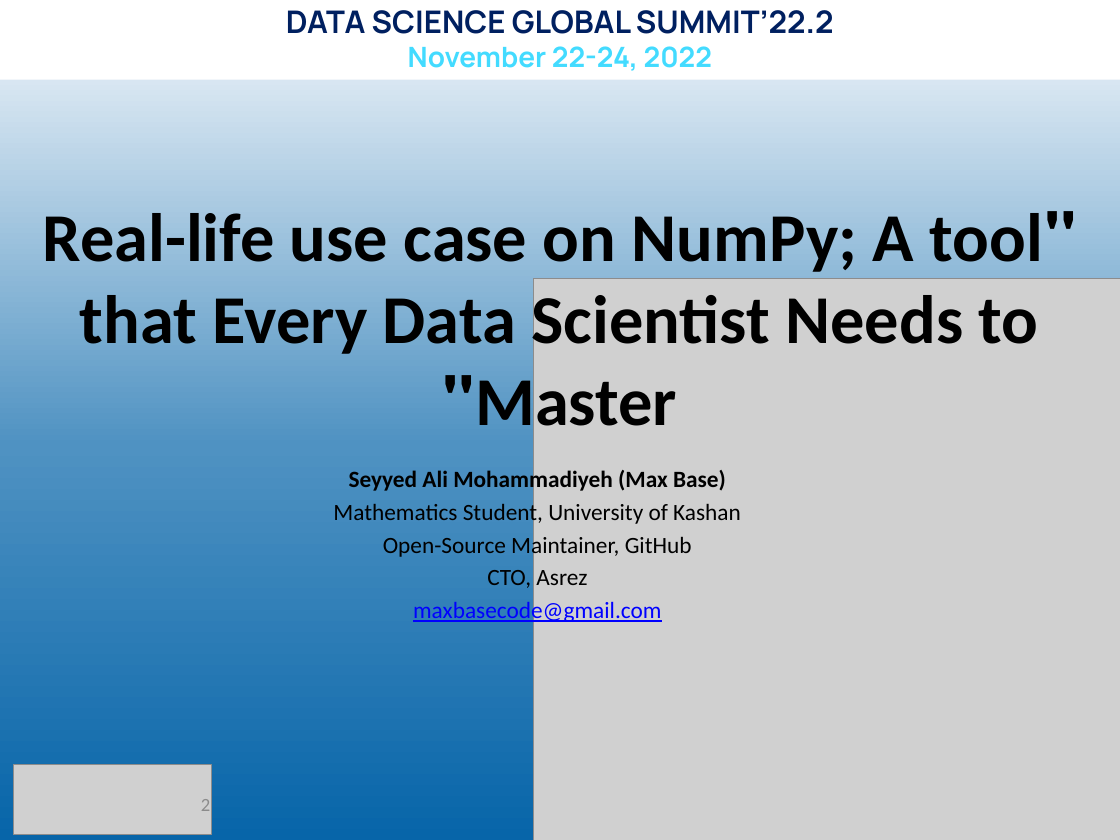
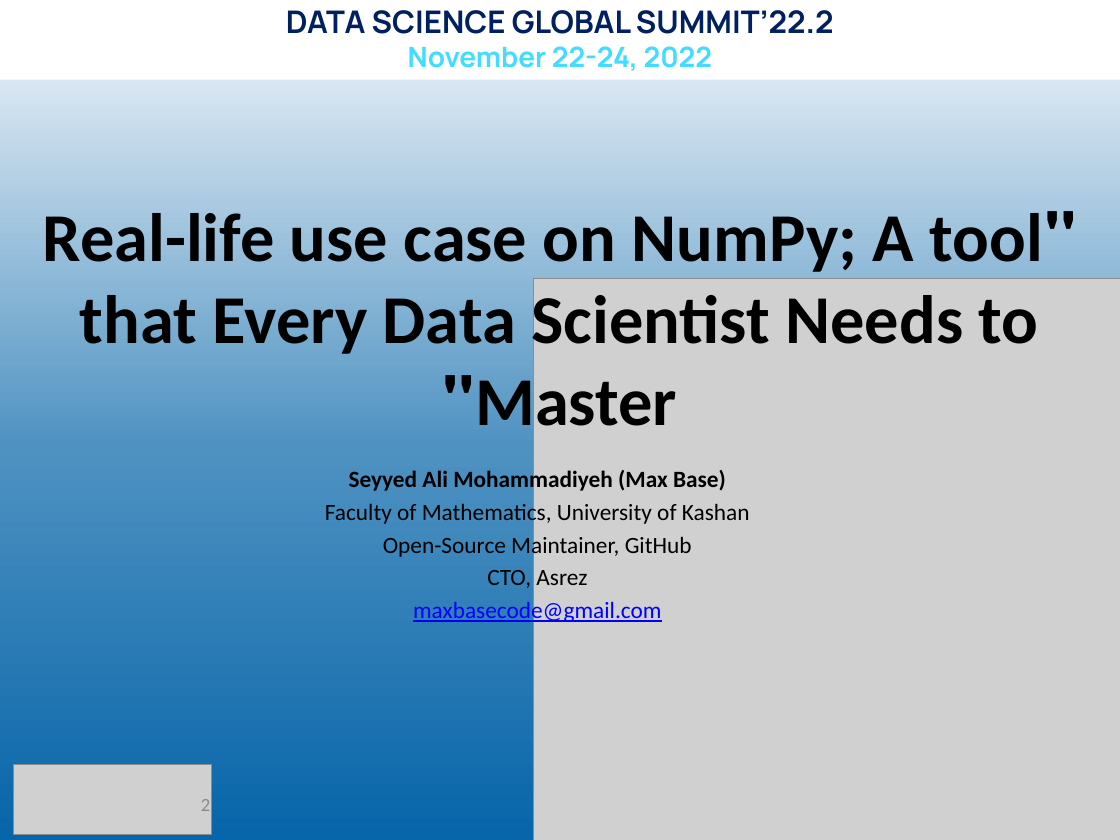
Before and after one commit to BaseMax/DataScienceGlobalSummit-NumPy, a slide deck: slide 2 of data-science-event.pptx. Drawn at 1120x840 pixels with LibreOffice and Linux fonts; fonts in the diff are those of the drawing; grey boxes stand for pictures. Boxes give left, top, right and bottom in pixels: in the first picture for what was removed or moved away, otherwise in the second. Text is boxed around its words. In the diff, an @@ line names an element or a change of style, - is before the commit and + after.

```diff
--- a/data-science-event.pptx
+++ b/data-science-event.pptx
@@ text at [325,500,750,526]: text changed @@
-Mathematics Student, University of Kashan
+Faculty of Mathematics, University of Kashan
```
Also in this commit, not shown: 2 other slides changed.
